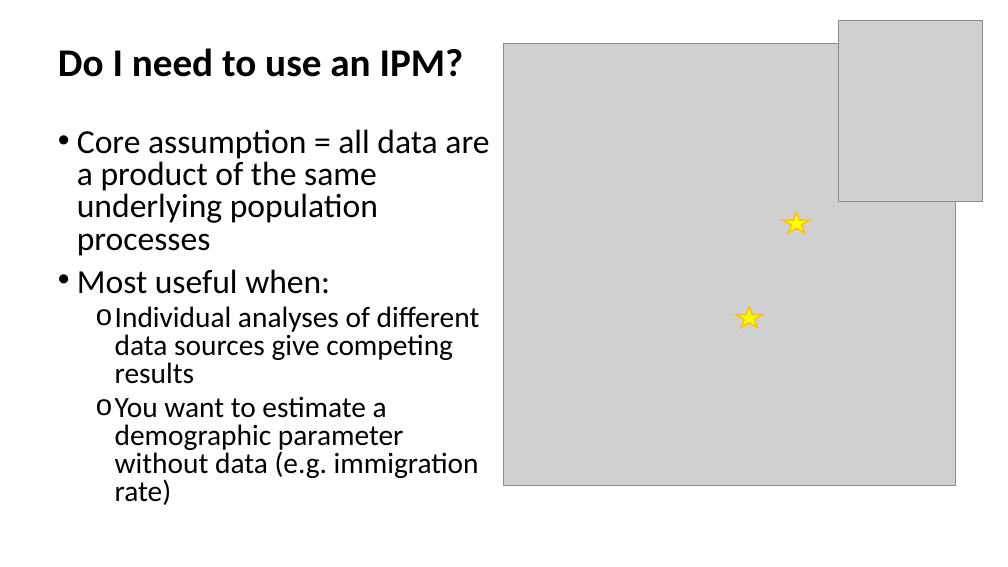
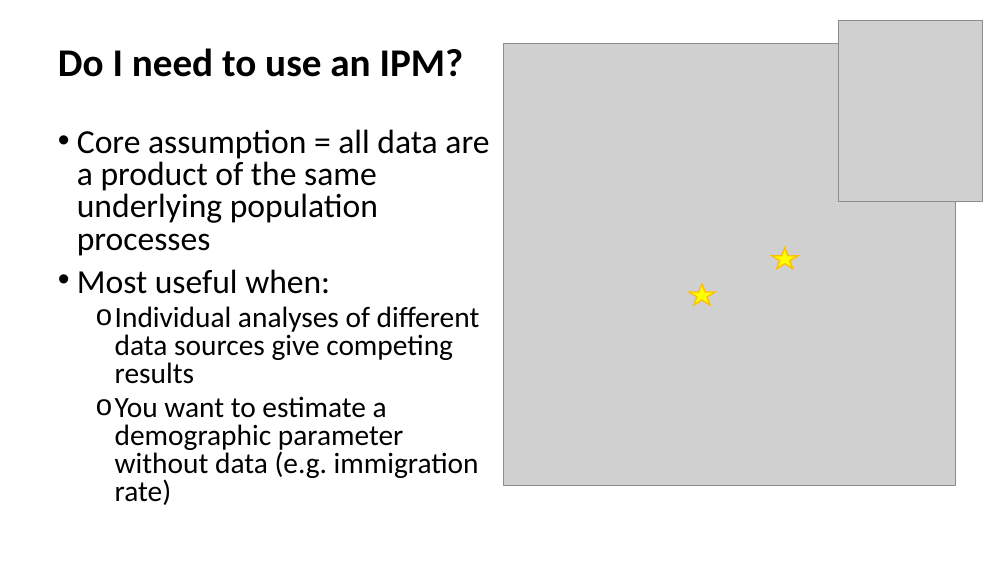
Before and after one commit to annamtucker/ssa-200, a slide deck: slide 23 of static/lectures/SSA_Lecture5_DemoData.pptx. Drawn at 1008x567 pixels with LibreOffice and Linux fonts; fonts in the diff are those of the drawing; grey boxes stand for pictures; background and template pictures are left out. Boxes give left, top, right and bottom in pixels: in the first picture for what was removed or moved away, otherwise in the second. Text is boxed around its words. In the diff, an @@ line names an element or a change of style, - is before the commit and + after.

```diff
--- a/static/lectures/SSA_Lecture5_DemoData.pptx
+++ b/static/lectures/SSA_Lecture5_DemoData.pptx
@@ star: place and size @@
-star at (783, 212, 809, 233)
+star at (771, 248, 797, 269)
@@ star: place and size @@
-star at (736, 306, 762, 328)
+star at (688, 284, 715, 305)
```
Also in this commit, not shown: 2 other files.
